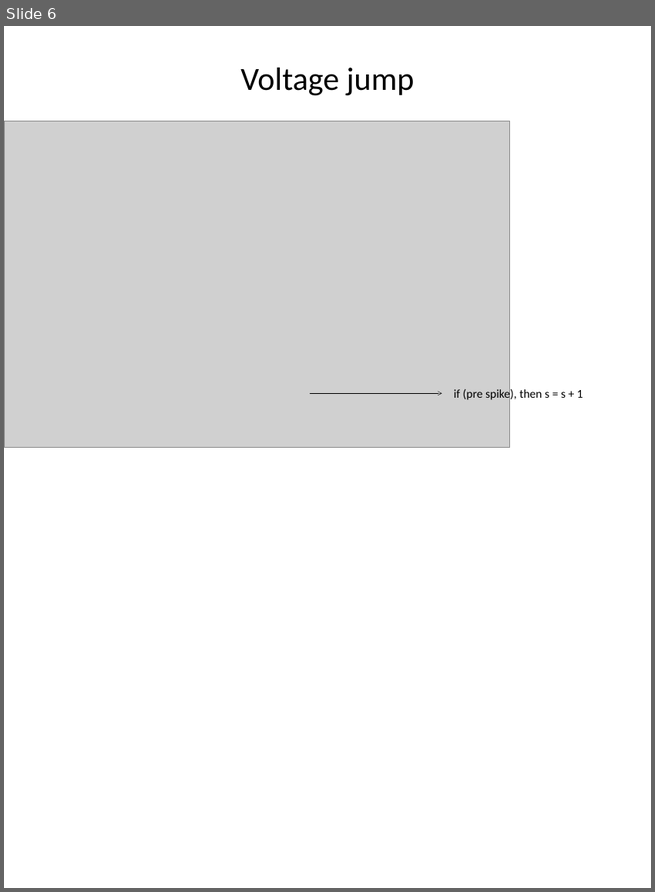
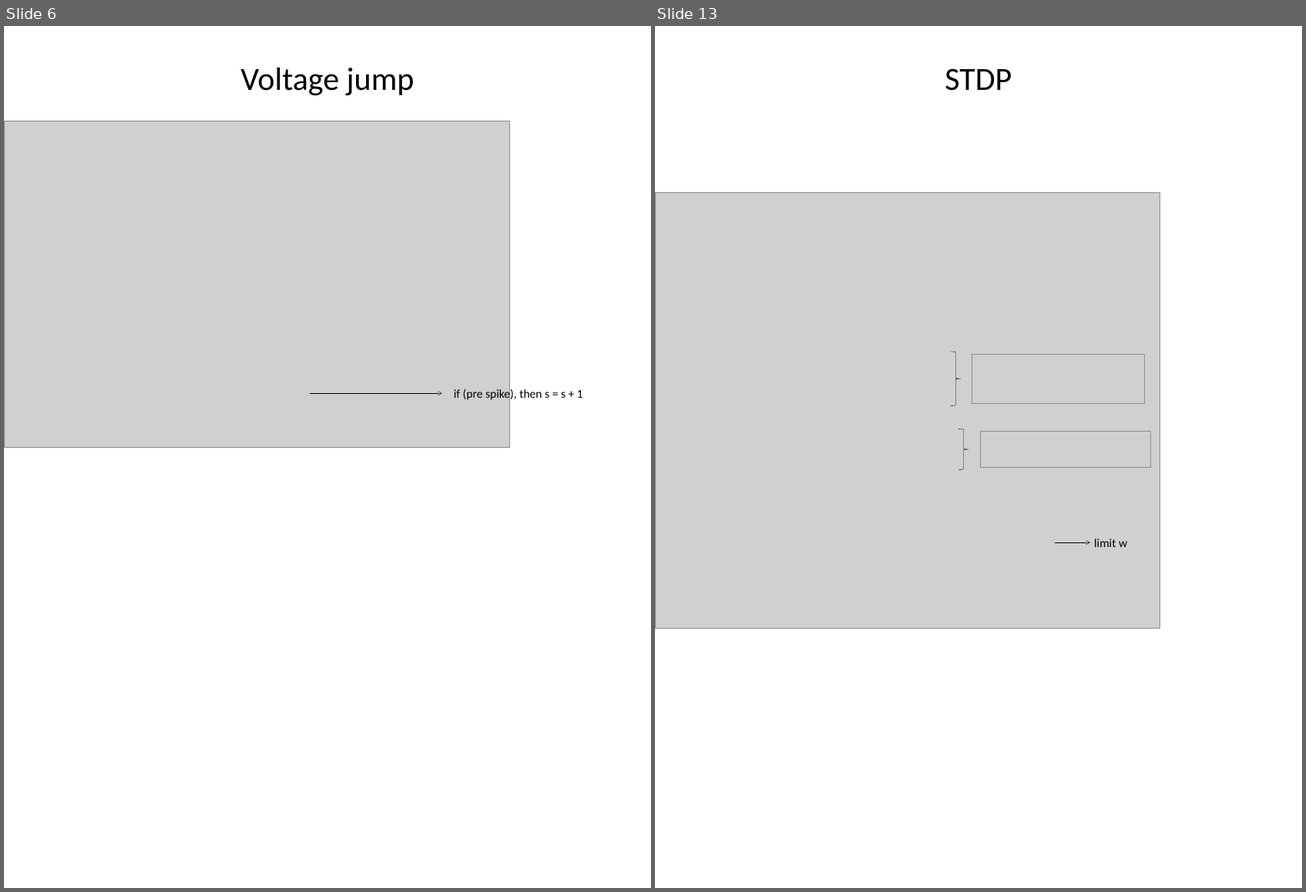
Before and after one commit to quanpeng0/BrainModels, a slide deck: docs/brainpy_handbook/ppt/syn.pptx. Shown side by side, each under a label of ours: slide 6 before the commit, slides 6 and 13 after it; the slides between them are not shown. The pictures are 655x892 and 1306x892 pixels, drawn with LibreOffice and Linux fonts; fonts in the diff are those of the drawing; grey boxes stand for pictures. Boxes give left, top, right and bottom in pixels: in the first picture for what was removed or moved away, otherwise in the second. Text is boxed around its words. In the diff, an @@ line names an element or a change of style, - is before the commit and + after.

```diff
--- a/docs/brainpy_handbook/ppt/syn.pptx
+++ b/docs/brainpy_handbook/ppt/syn.pptx
@@ slide 13 added at (655,26,1302,888), background #FFFFFF @@
@@ title added at (945,68,1012,91), 54 pt, text #000000 @@
+STDP
@@ picture added at (655,192,1159,628) @@
@@ right brace added at (951,352,961,406), outline #000000 0.5 pt @@
@@ picture added at (972,354,1145,403) @@
@@ right brace added at (958,429,968,470), outline #000000 0.5 pt @@
@@ picture added at (980,432,1150,467) @@
@@ arrow added from (1055, 543) to (1090, 543), #000000 0.5 pt @@
@@ text added at (1094,539,1127,547), 20 pt, text #000000 @@
+limit w
```
Also in this commit, not shown: 10 other slides added.
